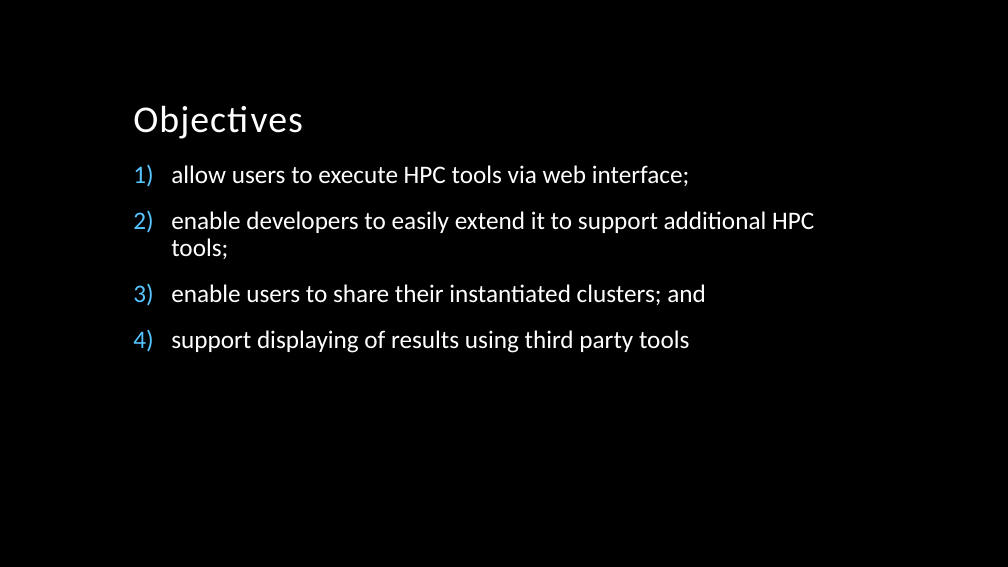
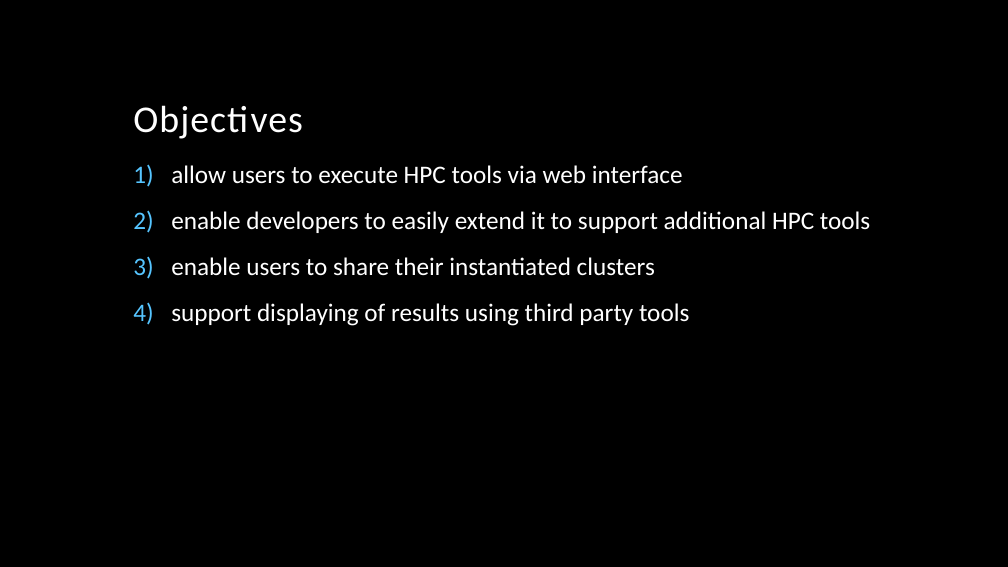
Before and after one commit to vincentpaul12/SkyLab-Files, a slide deck: slide 5 of pcsc_skylab.pptx (slide 6 before the commit). Drawn at 1008x567 pixels with LibreOffice and Linux fonts; fonts in the diff are those of the drawing; background and template pictures are left out. Boxes give left, top, right and bottom in pixels: in the first picture for what was removed or moved away, otherwise in the second. Text is boxed around its words. In the diff, an @@ line names an element or a change of style, - is before the commit and + after.

```diff
--- a/pcsc_skylab.pptx
+++ b/pcsc_skylab.pptx
@@ text at bbox=[171, 165, 870, 276]: text changed @@
-1) allow users to execute HPC tools via web interface;
-2) enable developers to easily extend it to support additional HPC tools;
-3) enable users to share their instantiated clusters; and
+1) allow users to execute HPC tools via web interface
+2) enable developers to easily extend it to support additional HPC tools
+3) enable users to share their instantiated clusters
```
Also in this commit, not shown: 10 other slides changed, 1 slide added, 2 slides removed.
